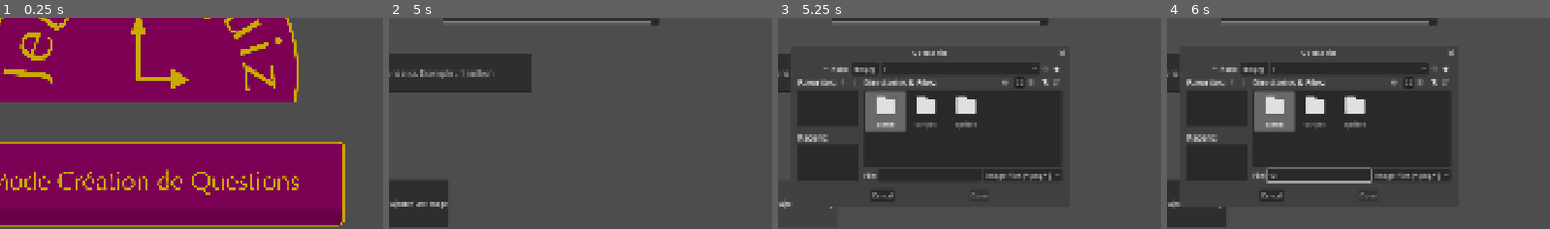
Above: before the commit, frames 1-4 (left to right).
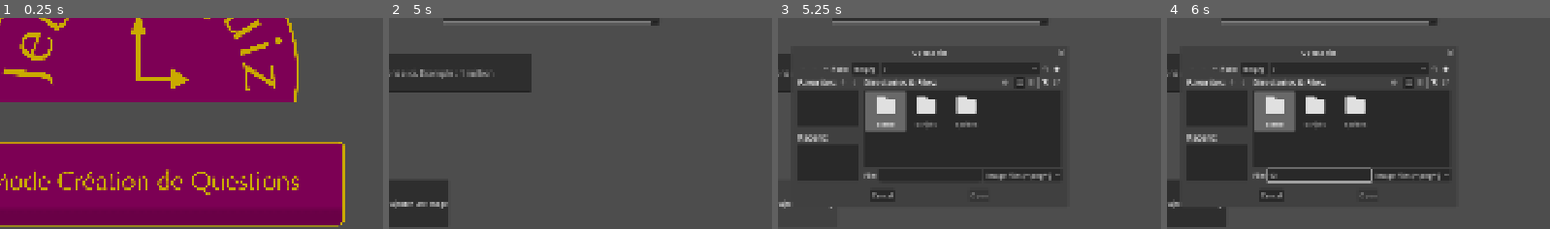
Above: after the commit, the same moments.

Repository: GeekhaNoth/projet-lab
Game: Godot game, scene res://scene/main_scene.tscn
Two runs of this game, one before a commit and one after it. Both use one fixed random seed, a clock stepped at 60 frames per second and the inputs below.
Inputs (mouse positions are % of the whole screen's width and height, from its top left):
- Up to frame 1 (0.25 s): no input
- Up to frame 2 (5 s): click (74, 88) at 0.5 s; click (50, 62) at 1.25 s; click "Créer une nouvelle question" at 2 s; click (51, 22) at 2.77 s; type "12" at 2.85 s; click (35, 38) at 3 s; type "12" at 3.08 s; click "Valider la question" at 3.5 s; click "Créer une nouvelle question" at 4.25 s
- Up to frame 3 (5.25 s): click "Cliquer ici pour ajouter une …" at 5 s
- Up to frame 4 (6 s): click (50, 62) at 5.77 s; type "12" at 5.85 s
The pictures show only the part of the screen within x 30-80%, y 24-74%; the shares and areas given below are measured in that part.

Frames 1-2 are identical in both runs. In frame 3, 0.3% of the frame differs, in the area x 25-75%, y 15-85%; in frame 4, 0.4%.
Error before the commit: Invalid access of index '0' on a base object of type: 'Array'. (res://scripts/question_manager.gd:53)
Error after the commit: Invalid access of index '0' on a base object of type: 'Array'. (res://scripts/question_manager.gd:57)

Commit message:
randomize answer and question

Diff:
--- a/scripts/question_manager.gd
+++ b/scripts/question_manager.gd
@@ -28,7 +28,11 @@
 		button.mouse_exited.connect(_on_button_exit.bind(button))
 
 	load_csv()
+	_randomize_question()
 	_new_question()
+
+func _randomize_question():
+	csv_rows.shuffle()
 
 func load_csv():
 	var csv_file
@@ -56,18 +60,27 @@
 	var last_index = csv_line.size()-1
 	last_index += _image_setup(csv_line[last_index])
 	right_answer = csv_line[last_index]
-	_display_button(last_index, csv_line)
+	_display_button(last_index,  _randomize_answer(last_index, csv_line))
+
+func _randomize_answer(last_index, csv_line):
+	var new_array = []
+	for i in range(1, last_index):
+		new_array.append(csv_line[i])
+	new_array.shuffle()
+	return new_array
 
 func _image_setup(location) -> int:
 	if (_image_check(location)):
 		$Sprite2D4/TextureRect.texture = _load_image_texture("user://images/" + location)
 		return -1
-	return 0
+	else:
+		$Sprite2D4/TextureRect.texture = null
+		return 0
 
-func _display_button(last_index, csv_line):
-	for i in range(1, last_index):
-		buttons[i-1].set_visible(true)
-		buttons[i-1].get_child(0).text = csv_line[i]
+func _display_button(last_index, array_shuffle):
+	for i in range(0, last_index-1):
+		buttons[i].set_visible(true)
+		buttons[i].get_child(0).text = array_shuffle[i]
 
 func _end_quiz_check():
 	if (index_csv +1 >= csv_rows.size()):
